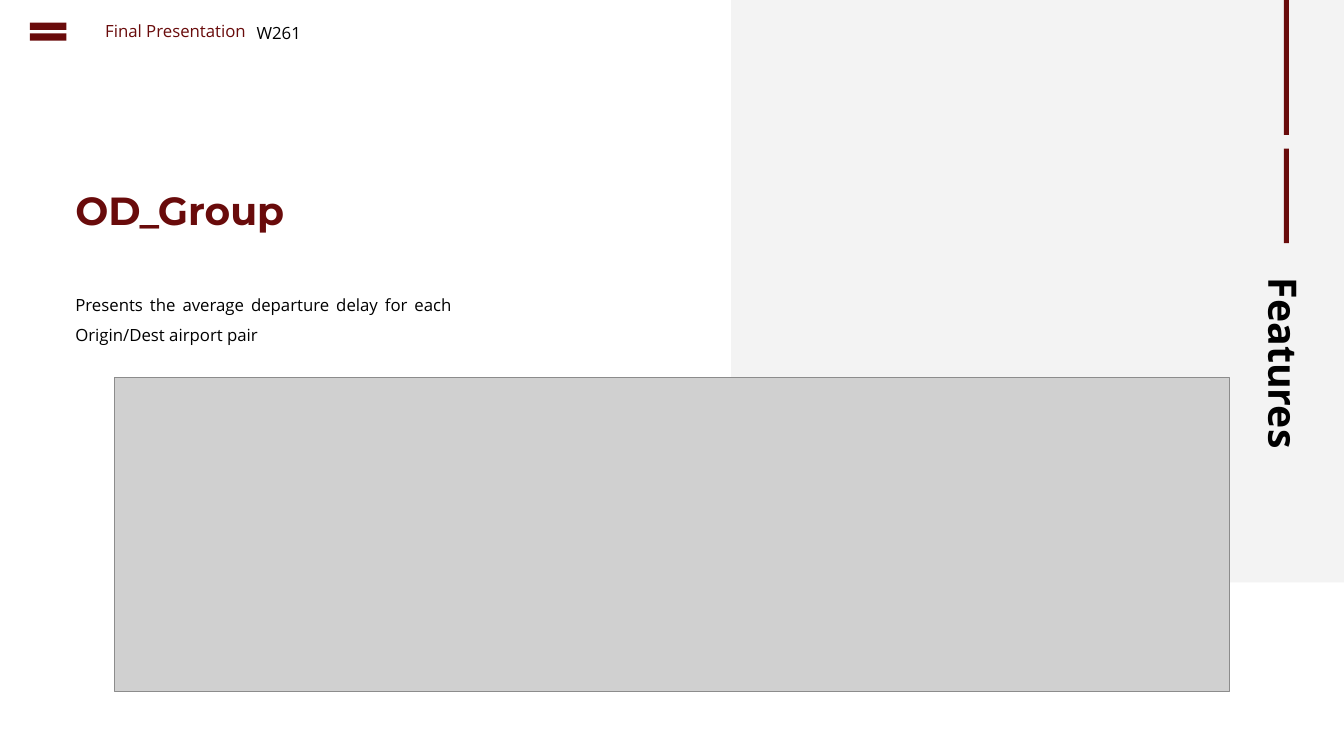
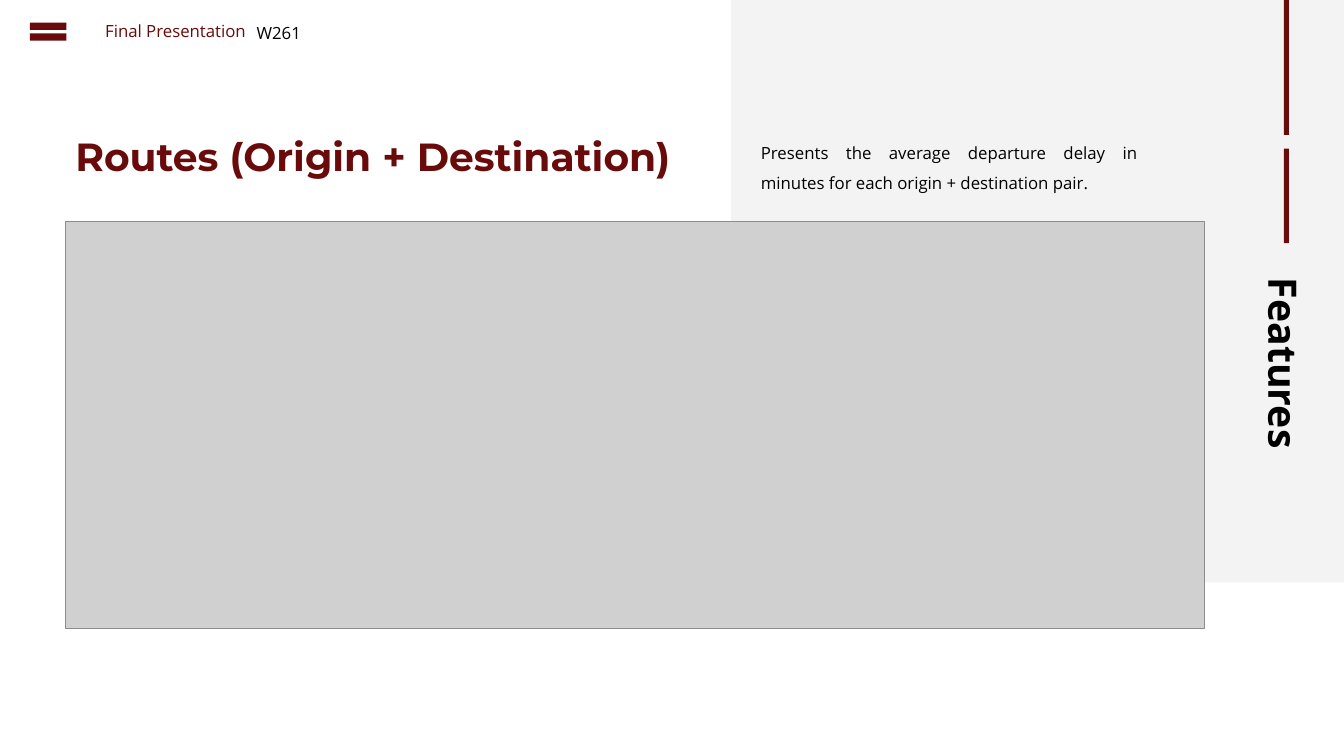
Before and after one commit to cbenge509/flightsontime, a slide deck: slide 13 of presentation/Delayed Flights Prediction - Final.pptx. Drawn at 1344x756 pixels with LibreOffice and Linux fonts; fonts in the diff are those of the drawing; grey boxes stand for pictures. Boxes give left, top, right and bottom in pixels: in the first picture for what was removed or moved away, otherwise in the second. Text is boxed around its words. In the diff, an @@ line names an element or a change of style, - is before the commit and + after.

```diff
--- a/presentation/Delayed Flights Prediction - Final.pptx
+++ b/presentation/Delayed Flights Prediction - Final.pptx
@@ text at [75,140,670,179]: text changed @@
-OD_Group
+Routes (Origin + Destination)
@@ text at [761,146,1138,193]: text changed @@
-Presents the average departure delay for each Origin/Dest airport pair
+Presents the average departure delay in minutes for each origin + destination pair.
@@ picture: place and size @@
-picture at [114,378,1230,692]
+picture at [66,222,1205,629]
```
Also in this commit, not shown: 3 other slides changed, 5 slides added, 3 slides removed.
